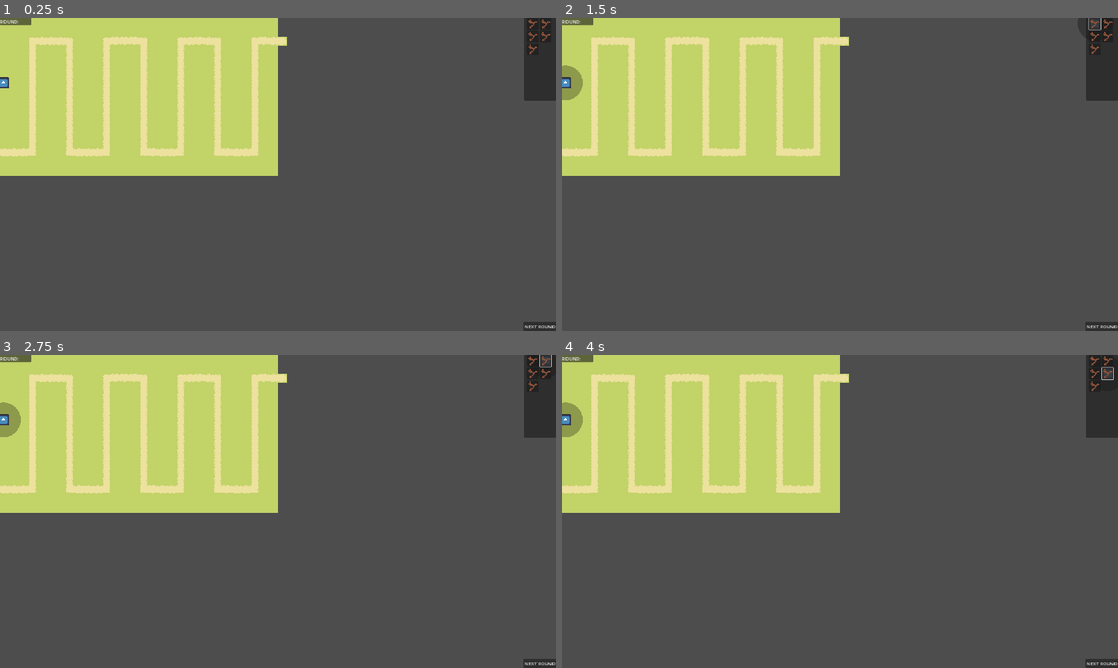
Above: before the commit, frames 1-4 (two rows, left to right).
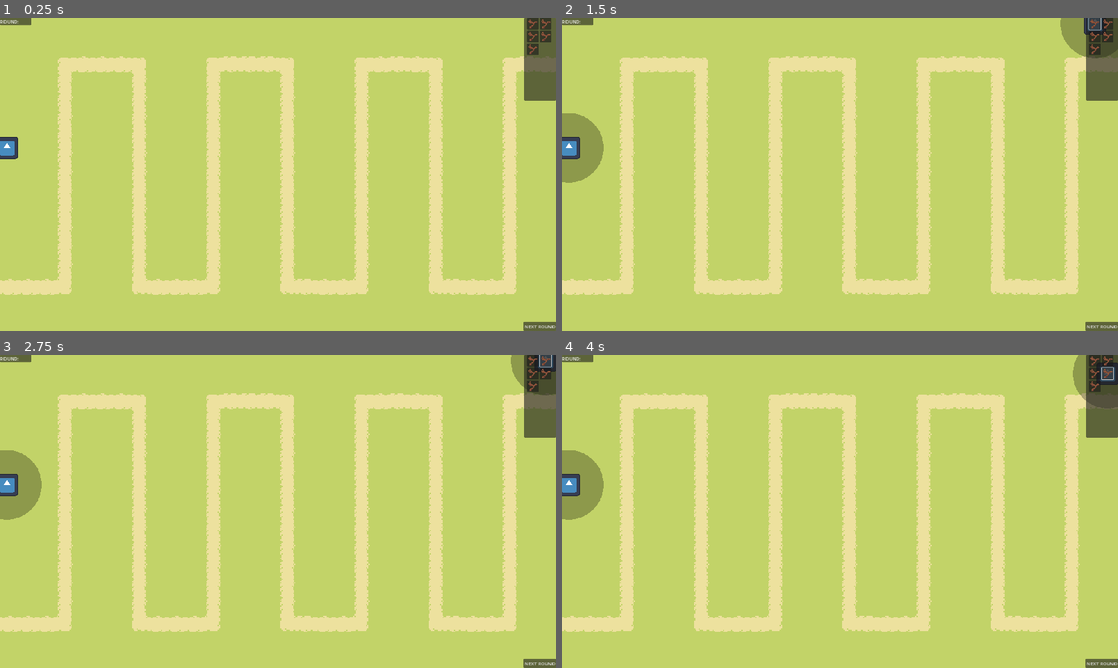
Above: after the commit, the same moments.

Repository: MindVisceral/BoneTD
Game: Godot game, scene res://Levels/Level1/Level1.tscn
Same seed, same stepped clock (60 frames per second), same inputs: the game is played once before the commit and once after it. The engine's default icon, where the game draws it, is replaced by a stand-in: a white triangle on a blue panel in a dark square.
Inputs (mouse positions are in pixels of both pictures, inside the frame that each line leads up to; where the layout moved, square brackets give the same spot in the first picture):
- Up to frame 1 (0.25 s): no input
- Up to frame 2 (1.5 s): click (567, 146) [567, 83] at 0.5 s; click (1095, 24) at 1.25 s
- Up to frame 3 (2.75 s): click (544, 361) at 2 s
- Up to frame 4 (4 s): click (1095, 373) at 2.75 s; click (1106, 373) at 3.5 s

The runs differ from the first frame. In frame 1, 80% of the frame differs, in the area x 0-100%, y 0-100%; in frame 2, 81%; in frame 3, 81%; in frame 4, 81%.

Commit message:
Early WIP radial menu for Tower options

Diff:
--- a/Entities/Towers/BaseTower/BaseTower.gd
+++ b/Entities/Towers/BaseTower/BaseTower.gd
@@ -49,6 +49,16 @@
 ## This Tower's specific UI. Used for Tower actions like upgrading and selling
 @export var tower_UI: Control
 
+
+###-------------------------------------------------------------------------###
+##### Tower cost
+###-------------------------------------------------------------------------###
+
+@export_group("Cost")
+
+## How much does this Tower cost to place?
+@export_range(1, 99999, 1) var tower_base_cost: int = 1
+
 ###-------------------------------------------------------------------------###
 ##### Enemy-related Variables
 ###-------------------------------------------------------------------------###
@@ -110,6 +120,12 @@
 ##### Variable storage
 ###-------------------------------------------------------------------------###
 
+## Total amount of Money this Tower cost to place and upgrade.
+var current_cost: int = 0
+
+## Total amount of Money this Tower will give back when Sold
+var sell_value: int = 0
+
 ## 1 pixel of TowerRange is worth '0.015625' in TowerRangeVisuals scale
 ## When TowerRange is 20px, TowerRangeVisuals scale is set to 0.3125
 const range_to_range_visuals_rate: float = 0.015625
@@ -157,6 +173,10 @@
 
 ## Setup this Tower
 func setup() -> void:
+
+	## Make sure this Tower's total cost is correct
+	update_tower_cost()
+
 	## The update_tower_visuals function is called whenever the TowerHandler
 	## fires the new_tower_selected signal - which is when a new Tower is selected.
 	tower_handler.new_tower_selected.connect(update_tower_visuals)
@@ -168,7 +188,6 @@
 	tower_range_visuals.visible = false
 
 	## And make all the UI invisible too
-
 	update_tower_visuals()
 
 
@@ -325,17 +344,40 @@
 		## among other stuff. WIP
 
 
-
+## When this Tower's TowerSelectionButton is pressed...
 func _on_tower_selection_pressed() -> void:
-	print("PRESSED")
-
-	## We only care about the Player selecting this Tower if they're not currently placing a Tower
+
+	## A Tower can only be selected if the Palyer isn't already trying to place a Tower.
 	if tower_handler.player_placing_tower == false:
 		## Make it known that a Tower is currently selected and that it is this Tower
 		tower_handler.player_selected_tower = true
 		tower_handler.selected_tower_ref = self
 
-	## Other Tower must be know that they are not selected!
+	## Other Towers must know that they are not selected!
 	tower_handler.new_tower_selected.emit()
 
+	## And finally, update this Tower's visuals
 	update_tower_visuals()
+
+
+###-------------------------------------------------------------------------###
+##### Cost functions
+###-------------------------------------------------------------------------###
+
+## Recalculate how much this Tower costs at the moment
+func update_tower_cost() -> void:
+	## First, reset current_cost value
+	current_cost = 0
+
+	## Add the Tower's base_cost
+	current_cost += tower_base_cost
+
+	## Add up the cost of all individual upgrades
+	current_cost
+
+
+	update_tower_sell_value()
+
+## Recalculate how much Money this Tower will give back when Sold
+func update_tower_sell_value() -> void:
+	sell_value = current_cost
--- /dev/null
+++ b/Entities/Towers/BaseTower/RadialTowerMenu.gd
@@ -0,0 +1,47 @@
+class_name RadialTowerMenu
+extends TextureButton
+
+## Radius of the Menu; how large it is
+@export var menu_radius: int = 120
+## How fast the Buttons animate
+@export var speed: int = 0.25
+
+## How many Buttons (besides the main RadialTowerMenu Button) there are
+var number_of_buttons: int
+
+## Is the main RadialTowerMenu Button pressed?
+var active: bool = false
+
+func _ready() -> void:
+	$Buttons.hide()
+	number_of_buttons = $Buttons.get_child_count()
+
+	for button: TextureButton in $Buttons.get_children():
+		button.position = self.position
+
+## When main Button is pressed
+func _on_pressed() -> void:
+	self.disabled = true
+	if active == true:
+		hide_menu()
+	elif active == false:
+		show_menu()
+
+func show_menu() -> void:
+	var spacing = TAU / number_of_buttons
+
+	for button: TextureButton in $Buttons.get_children():
+		var a = spacing * button.get_index() - PI/2
+		var dest = button.position + Vector2(menu_radius, 0).rotated(a)
+
+		## create a tween
+		var tween = get_tree().create_tween()
+		## tween pos from center to distance
+		tween.tween_property(button, "position", dest, speed)
+		## tween scale from 0 to 1
+		tween.tween_property(button, "scale", Vector2.ONE, speed)
+
+	$Buttons.show()
+
+func hide_menu() -> void:
+	pass
--- /dev/null
+++ b/Entities/Towers/BaseTower/RadialTowerMenu.tscn
@@ -0,0 +1,72 @@
+[gd_scene load_steps=4 format=3 uid="uid://bx4r7imynksua"]
+
+[ext_resource type="Texture2D" uid="uid://ctnhv3wt1ocbd" path="res://placeholder_5.png" id="1_riy6t"]
+[ext_resource type="BitMap" uid="uid://cijo1rj4mrd13" path="res://placeholder_6.png" id="2_044ng"]
+[ext_resource type="Script" path="res://Entities/Towers/BaseTower/RadialTowerMenu.gd" id="3_5ill8"]
+
+[node name="RadialTowerMenu" type="TextureButton"]
+offset_right = 128.0
+offset_bottom = 128.0
+action_mode = 0
+texture_normal = ExtResource("1_riy6t")
+texture_click_mask = ExtResource("2_044ng")
+script = ExtResource("3_5ill8")
+
+[node name="Buttons" type="Control" parent="."]
+layout_mode = 1
+anchors_preset = 0
+offset_right = 40.0
+offset_bottom = 40.0
+
+[node name="Button1" type="TextureButton" parent="Buttons"]
+layout_mode = 1
+anchors_preset = 8
+anchor_left = 0.5
+anchor_top = 0.5
+anchor_right = 0.5
+anchor_bottom = 0.5
+offset_left = -64.0
+offset_top = -64.0
+offset_right = 64.0
+offset_bottom = 64.0
+grow_horizontal = 2
+grow_vertical = 2
+action_mode = 0
+texture_normal = ExtResource("1_riy6t")
+texture_click_mask = ExtResource("2_044ng")
+
+[node name="Button2" type="TextureButton" parent="Buttons"]
+layout_mode = 1
+anchors_preset = 8
+anchor_left = 0.5
+anchor_top = 0.5
+anchor_right = 0.5
+anchor_bottom = 0.5
+offset_left = -64.0
+offset_top = -64.0
+offset_right = 64.0
+offset_bottom = 64.0
+grow_horizontal = 2
+grow_vertical = 2
+action_mode = 0
+texture_normal = ExtResource("1_riy6t")
+texture_click_mask = ExtResource("2_044ng")
+
+[node name="Button3" type="TextureButton" parent="Buttons"]
+layout_mode = 1
+anchors_preset = 8
+anchor_left = 0.5
+anchor_top = 0.5
+anchor_right = 0.5
+anchor_bottom = 0.5
+offset_left = -64.0
+offset_top = -64.0
+offset_right = 64.0
+offset_bottom = 64.0
+grow_horizontal = 2
+grow_vertical = 2
+action_mode = 0
+texture_normal = ExtResource("1_riy6t")
+texture_click_mask = ExtResource("2_044ng")
+
+[connection signal="pressed" from="." to="." method="_on_pressed"]
--- a/Levels/Level1/Level1.tscn
+++ b/Levels/Level1/Level1.tscn
@@ -448,7 +448,7 @@
 
 [node name="RoundHandler" parent="." node_paths=PackedStringArray("path_reference", "nextRound_button") instance=ExtResource("2_7b7bi")]
 path_reference = NodePath("../MovementPath")
-nextRound_button = NodePath("../GUI/TemporaryGUI/next_round")
+nextRound_button = NodePath("../GUI/TemporaryGUI/next_round_button")
 number_of_rounds = 3
 
 [node name="BaseRound" parent="RoundHandler" instance=ExtResource("3_gmuuh")]
@@ -465,7 +465,7 @@
 
 [node name="LevelCamera" type="Camera2D" parent="."]
 anchor_mode = 0
-zoom = Vector2(2, 2)
+zoom = Vector2(4, 4)
 
 [node name="GUI" type="CanvasLayer" parent="."]
 script = SubResource("GDScript_kc65i")
@@ -482,19 +482,19 @@
 size_flags_vertical = 4
 mouse_filter = 2
 
-[node name="Panel" type="Panel" parent="GUI/TemporaryGUI"]
+[node name="InfoPanel" type="Panel" parent="GUI/TemporaryGUI"]
 layout_mode = 1
 offset_right = 108.0
 offset_bottom = 25.0
 mouse_filter = 2
 
-[node name="Label" type="Label" parent="GUI/TemporaryGUI/Panel"]
+[node name="Label" type="Label" parent="GUI/TemporaryGUI/InfoPanel"]
 layout_mode = 1
 offset_right = 68.0
 offset_bottom = 23.0
 text = "ROUND: "
 
-[node name="Panel2" type="Panel" parent="GUI/TemporaryGUI"]
+[node name="TowerPlacementUI" type="Panel" parent="GUI/TemporaryGUI"]
 custom_minimum_size = Vector2(100, 200)
 layout_mode = 1
 anchors_preset = 11
@@ -508,7 +508,7 @@
 auto_translate = false
 localize_numeral_system = false
 
-[node name="VFlowContainer" type="HFlowContainer" parent="GUI/TemporaryGUI/Panel2"]
+[node name="VFlowContainer" type="HFlowContainer" parent="GUI/TemporaryGUI/TowerPlacementUI"]
 custom_minimum_size = Vector2(100, 150)
 layout_mode = 1
 anchors_preset = 1
@@ -519,27 +519,27 @@
 grow_horizontal = 0
 mouse_filter = 2
 
-[node name="BaseSelectButton" parent="GUI/TemporaryGUI/Panel2/VFlowContainer" node_paths=PackedStringArray("tower_handler") instance=ExtResource("6_4qvdn")]
+[node name="BaseSelectButton" parent="GUI/TemporaryGUI/TowerPlacementUI/VFlowContainer" node_paths=PackedStringArray("tower_handler") instance=ExtResource("6_4qvdn")]
 layout_mode = 2
 tower_handler = NodePath("../../../../../TowerHandler")
 
-[node name="BaseSelectButton2" parent="GUI/TemporaryGUI/Panel2/VFlowContainer" node_paths=PackedStringArray("tower_handler") instance=ExtResource("6_4qvdn")]
+[node name="BaseSelectButton2" parent="GUI/TemporaryGUI/TowerPlacementUI/VFlowContainer" node_paths=PackedStringArray("tower_handler") instance=ExtResource("6_4qvdn")]
 layout_mode = 2
 tower_handler = NodePath("../../../../../TowerHandler")
 
-[node name="BaseSelectButton3" parent="GUI/TemporaryGUI/Panel2/VFlowContainer" node_paths=PackedStringArray("tower_handler") instance=ExtResource("6_4qvdn")]
+[node name="BaseSelectButton3" parent="GUI/TemporaryGUI/TowerPlacementUI/VFlowContainer" node_paths=PackedStringArray("tower_handler") instance=ExtResource("6_4qvdn")]
 layout_mode = 2
 tower_handler = NodePath("../../../../../TowerHandler")
 
-[node name="BaseSelectButton4" parent="GUI/TemporaryGUI/Panel2/VFlowContainer" node_paths=PackedStringArray("tower_handler") instance=ExtResource("6_4qvdn")]
+[node name="BaseSelectButton4" parent="GUI/TemporaryGUI/TowerPlacementUI/VFlowContainer" node_paths=PackedStringArray("tower_handler") instance=ExtResource("6_4qvdn")]
 layout_mode = 2
 tower_handler = NodePath("../../../../../TowerHandler")
 
-[node name="BaseSelectButton5" parent="GUI/TemporaryGUI/Panel2/VFlowContainer" node_paths=PackedStringArray("tower_handler") instance=ExtResource("6_4qvdn")]
+[node name="BaseSelectButton5" parent="GUI/TemporaryGUI/TowerPlacementUI/VFlowContainer" node_paths=PackedStringArray("tower_handler") instance=ExtResource("6_4qvdn")]
 layout_mode = 2
 tower_handler = NodePath("../../../../../TowerHandler")
 
-[node name="next_round" type="Button" parent="GUI/TemporaryGUI"]
+[node name="next_round_button" type="Button" parent="GUI/TemporaryGUI"]
 layout_mode = 1
 anchors_preset = 3
 anchor_left = 1.0
--- a/Levels/LevelStats.gd
+++ b/Levels/LevelStats.gd
@@ -8,8 +8,7 @@
 ##### Exported variables
 ###-------------------------------------------------------------------------###
 
-@export_group("Stats")
-
+@export_group("Health")
 
 ## Maximum Player health in this Level
 @export_range(1, 999999999) var max_health: int = 1000
@@ -17,11 +16,29 @@
 ## Amount of health the Player stars the Level with
 @export_range(0, 999999999) var default_health: int = 100
 
+
+@export_group("Money")
+
 ## Maximum money in this Level
 @export_range(1, 999999999) var max_money: int = 999999999
 #
 ## Amount of money the Player stars the Level with
 @export_range(0, 999999999) var default_money: int = 1000
+
+
+@export_group("Cost")
+
+## Tower Cost multiplier. Depending on the Level difficulty,
+## Towers cost proportionally less or more.
+@export_range(0.1, 100, 0.1) var cost_multiplier: float = 1.0
+
+## The percentage of Money the Player will get back from selling a Tower;
+## If a Tower and it's upgrades costed 100 Money total and base_sell_multiplier is 0.5,
+## the Player will get 50 Money back.
+@export_range(0.05, 1.0, 0.05) var sell_multiplier: float = 0.85
+
+
+
 
 
 
--- a/Levels/TowerHandler.gd
+++ b/Levels/TowerHandler.gd
@@ -40,7 +40,8 @@
 ##### Spawned Tower stuff
 ###-------------------------------------------------------------------------###
 
-## All the Tower currently placed (children of the towers_node_reference "Towers" Node)
+## All the Tower currently placed (children of the towers_node_reference "Towers" Node).
+## Appended by TempTower (I think?)
 var all_placed_towers: Array
 
 
@@ -56,3 +57,16 @@
 	new_TempTower.tower_handler = self
 
 	self.add_child(new_TempTower)
+
+
+###-------------------------------------------------------------------------###
+##### Tower functions
+###-------------------------------------------------------------------------###
+
+## When the "Sell" button is pressed, sell the Tower and get some money back.
+func _on_sell_pressed() -> void:
+	## First, check if a Tower is selected in the first place.
+	if player_selected_tower == true:
+		## Kill the selected Tower and add some money back,
+		## depending on the Tower's base value and upgrades
+		selected_tower_ref
